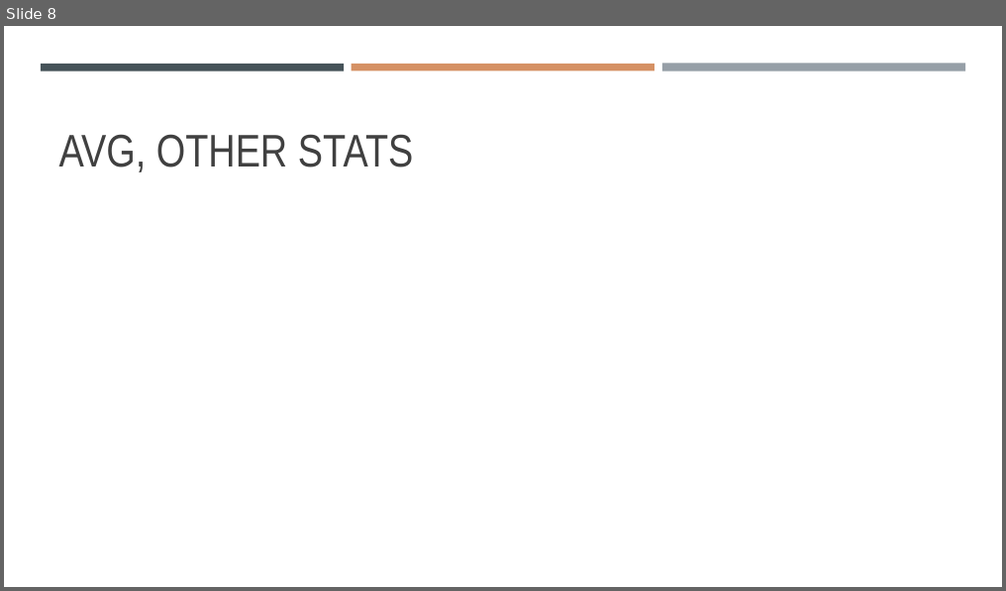
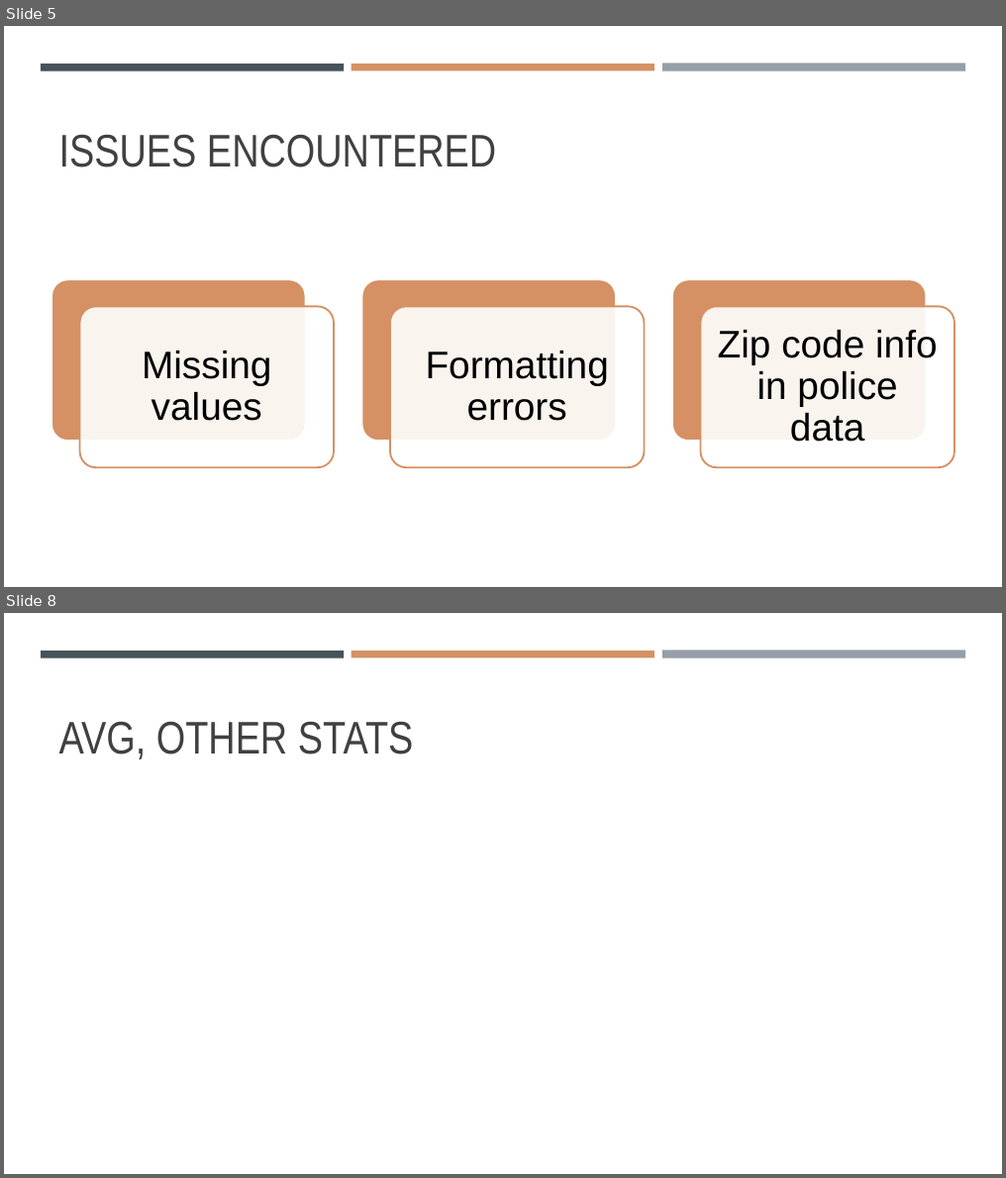
Before and after one commit to ericahen/capstone-da12, a slide deck: presentation/presentation.pptx. Shown one above the other, each under a label of ours: slide 8 before the commit, slides 5 and 8 after it; the slides between them are not shown. The pictures are 1006x591 and 1006x1178 pixels, drawn with LibreOffice and Linux fonts; fonts in the diff are those of the drawing. Boxes give left, top, right and bottom in pixels: in the first picture for what was removed or moved away, otherwise in the second. Text is boxed around its words. In the diff, an @@ line names an element or a change of style, - is before the commit and + after.

```diff
--- a/presentation/presentation.pptx
+++ b/presentation/presentation.pptx
@@ slide 5 added at [4, 26, 1002, 587], background #FFFFFF; not listed: 3 template elements that a slide beside it also shows @@
@@ title added at [59, 134, 496, 168], 44 pt, text #404040 @@
+ISSUES ENCOUNTERED
@@ group added at [52, 279, 954, 468]: 6 rounded rectangles, 3 texts @@
+Missing values
+Formatting errors
+Zip code info in police data
```
Also in this commit, not shown: 5 slides changed, 5 other slides added, 7 slides removed.
